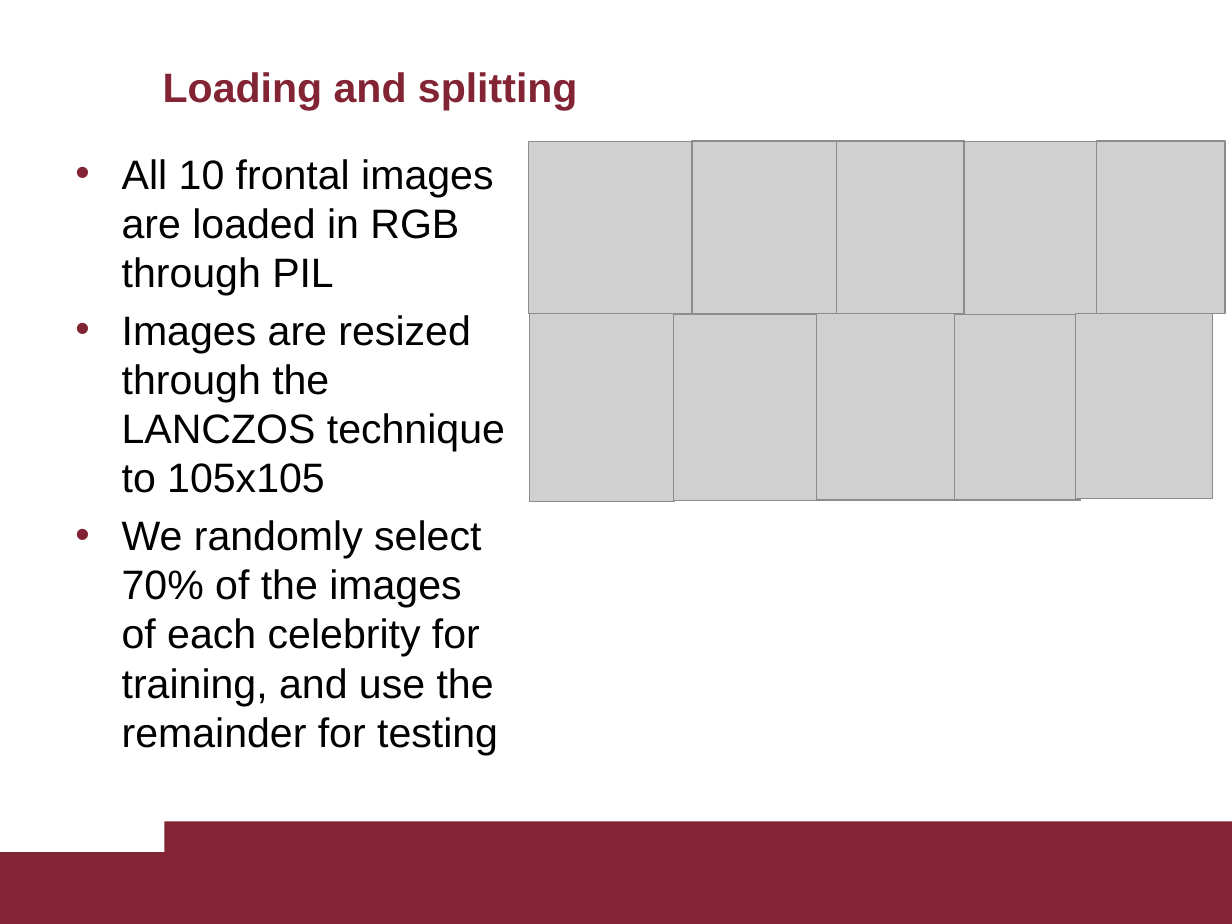
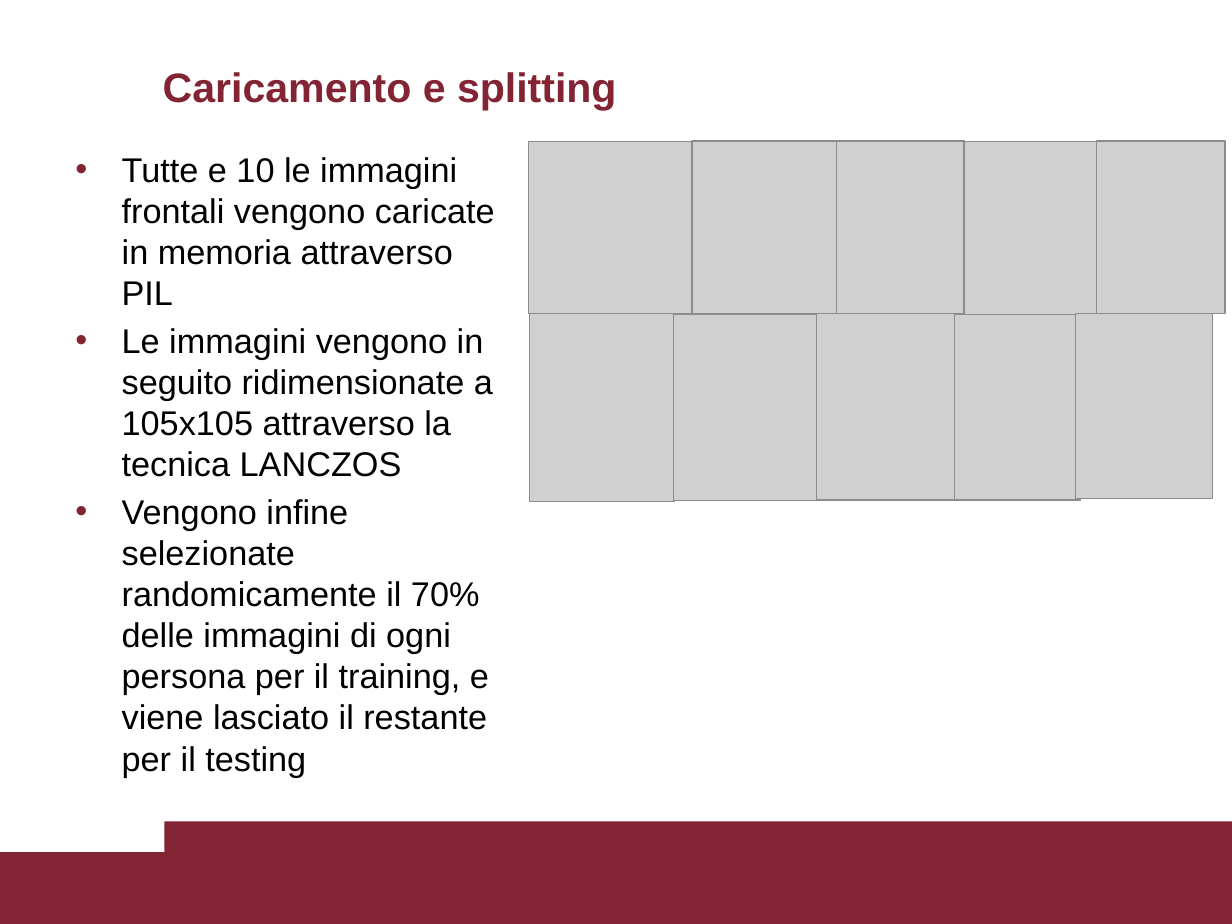
Before and after one commit to TarazGr/BSProj, a slide deck: slide 4 of Siamese Networks and Image Verification, parts 2 and 3.pptx. Drawn at 1232x924 pixels with LibreOffice and Linux fonts; fonts in the diff are those of the drawing; grey boxes stand for pictures. Boxes give left, top, right and bottom in pixels: in the first picture for what was removed or moved away, otherwise in the second. Text is boxed around its words. In the diff, an @@ line names an element or a change of style, - is before the commit and + after.

```diff
--- a/Siamese Networks and Image Verification, parts 2 and 3.pptx
+++ b/Siamese Networks and Image Verification, parts 2 and 3.pptx
@@ title at bbox=[163, 72, 617, 110]: text changed @@
-Loading and splitting
+Caricamento e splitting
@@ text at bbox=[122, 157, 495, 777]: text changed; size 24 to 20 pt @@
-• All 10 frontal images are loaded in RGB through PIL
-• Images are resized through the LANCZOS technique to 105x105
-• We randomly select 70% of the images of each celebrity for training, and use the remainder for testing
+• Tutte e 10 le immagini frontali vengono caricate in memoria attraverso PIL
+• Le immagini vengono in seguito ridimensionate a 105x105 attraverso la tecnica LANCZOS
+• Vengono infine selezionate randomicamente il 70% delle immagini di ogni persona per il training, e viene lasciato il restante per il testing
```
Also in this commit, not shown: 5 other slides changed.
